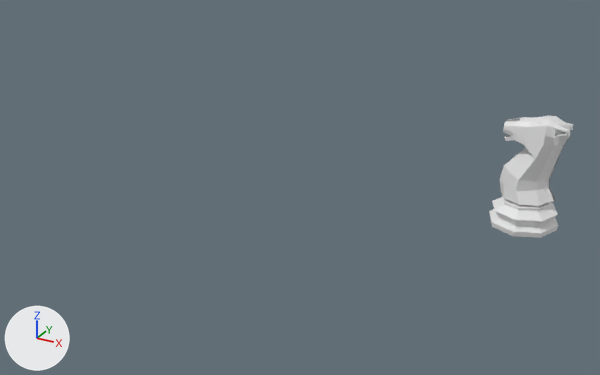
The glTF model asset/white_chess_horse.gltf, before and after one commit.
The view is the same before and after, from a camera (50 mm lens) standing at (0.306, -0.29, 0.211) and looking at (0.105, 0.074, 0.029). Lighting does not change. The marker at lower left points along +X, +Y and +Z.

Objects in the first picture: 'Knight'.
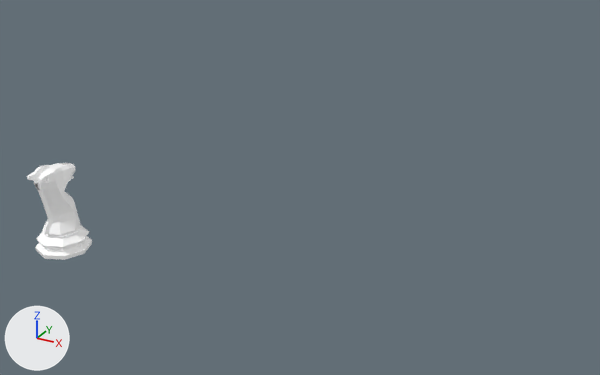
The change, as a list of edits to the scene's bpy script:
```text
Add mat_black_pieces_002:
    mat_black_pieces_002 = principled_material('Black Pieces.002')
    mat_black_pieces_002.base_color = (1.0, 1.0, 1.0)  # white #ffffff
    mat_black_pieces_002.roughness = 0.415
    mat_black_pieces_002.emission_strength = 0.0946
Change me_cylinder_006:
    where me_cylinder_006.from_pydata(...)  # 238 vertices, 511 faces; spans x -0.0149..0.0149, y -0.0149..0.0149, z 0.0..0.0505
    add me_cylinder_006.materials.append(mat_black_pieces_002)  # white #ffffff
Change ob_knight:
    ob_knight.rotation_euler: (0.0, 0.0, 1.571) -> (0.0, 0.0, 0.0)  # degrees (0, 0, 90) -> degrees (0, 0, 0)
    ob_knight.scale: (1.34, 1.34, 1.32) -> (1.0, 1.0, 1.0)
    ob_knight.location: (0.21, 0.15, 0.0) -> (0.0, 0.0, 0.0)
```

Location of each change, [x1, y1, x2, y2] in pixels of the pictures (600 x 375 px):
'Knight', recoloured, moved, turned, rescaled
    before: [489, 115, 573, 238]
    after: [27, 163, 92, 260]
